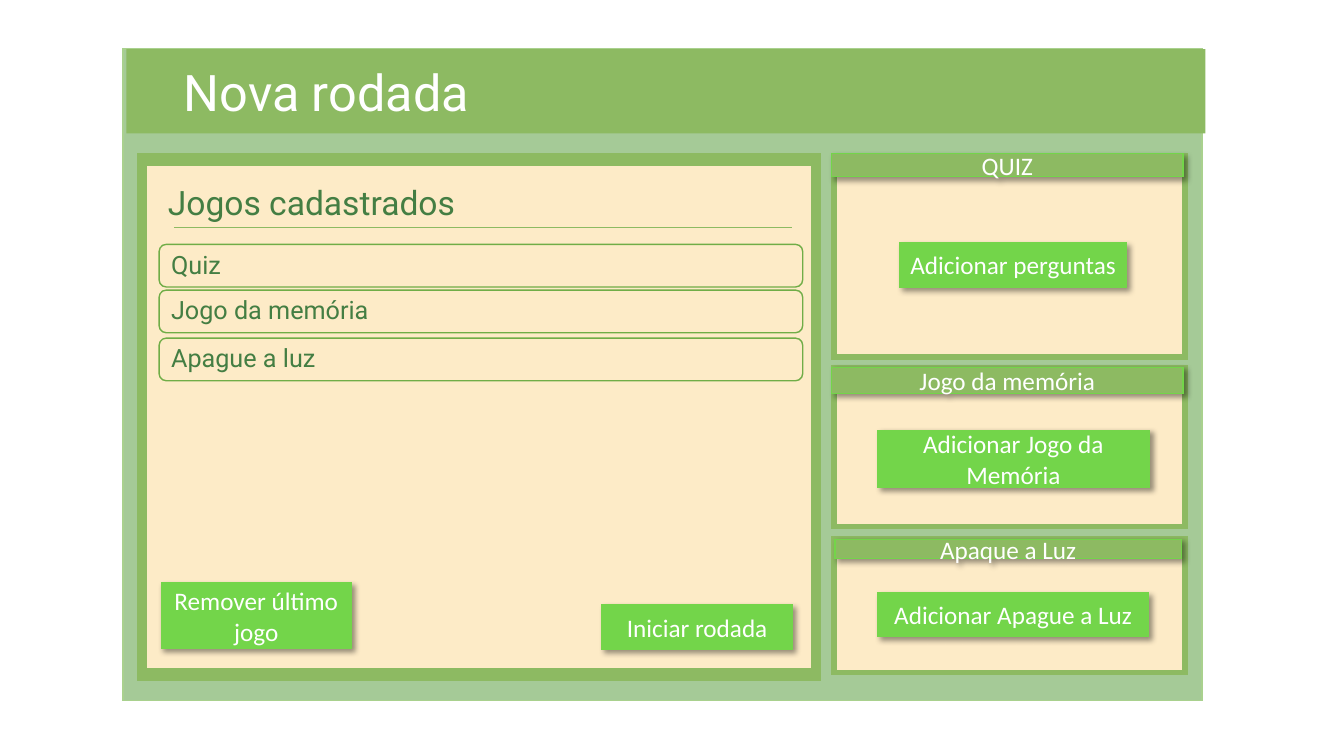
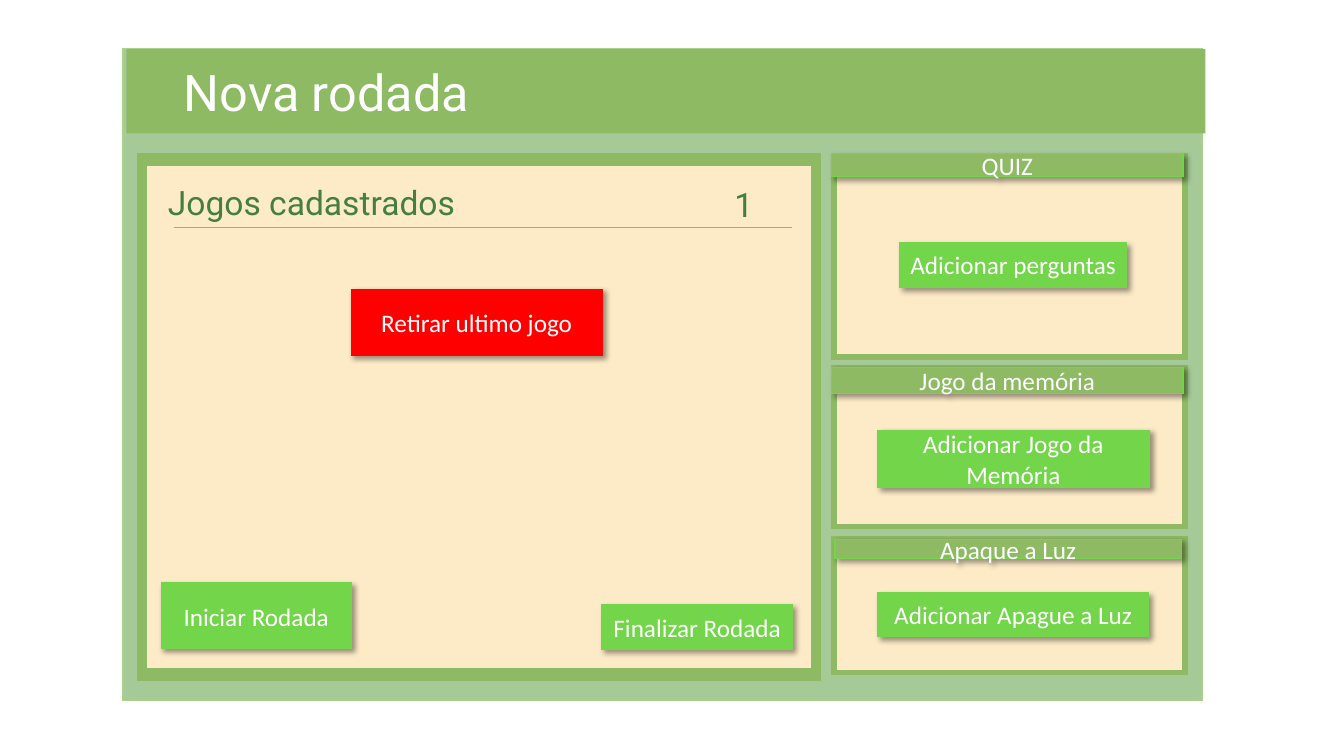
Before and after one commit to NathanReis/FTT-Recicla, a slide deck: slide 31 of DocumentacaoProjeto/Protótipo_Visual.pptx (slide 28 before the commit). Drawn at 1344x756 pixels with LibreOffice and Linux fonts; fonts in the diff are those of the drawing. Boxes give left, top, right and bottom in pixels: in the first picture for what was removed or moved away, otherwise in the second. Text is boxed around its words. In the diff, an @@ line names an element or a change of style, - is before the commit and + after.

```diff
--- a/DocumentacaoProjeto/Protótipo_Visual.pptx
+++ b/DocumentacaoProjeto/Protótipo_Visual.pptx
@@ text added at [734,193,753,217], 24 pt, text #447E43 @@
+1
@@ rounded rectangle removed at [159,244,803,286] @@
@@ text removed at [171,256,221,277] @@
-Quiz
@@ rounded rectangle removed at [159,290,803,333] @@
@@ rectangle added at [352,289,603,355], fill #FF0000, outline #FF0000 1 pt, 18 pt, text #FFFFFF @@
+Retirar ultimo jogo
@@ text removed at [171,300,368,325] @@
-Jogo da memória
@@ rounded rectangle removed at [159,338,803,380] @@
@@ text removed at [171,348,316,373] @@
-Apague a luz
@@ text in rectangle at [184,608,329,626]: text changed @@
-Remover último jogo
+Iniciar Rodada
@@ text in rectangle at [613,619,781,637]: text changed @@
-Iniciar rodada
+Finalizar Rodada
```
Also in this commit, not shown: 4 other slides changed, 3 slides added, 3 slides removed.
